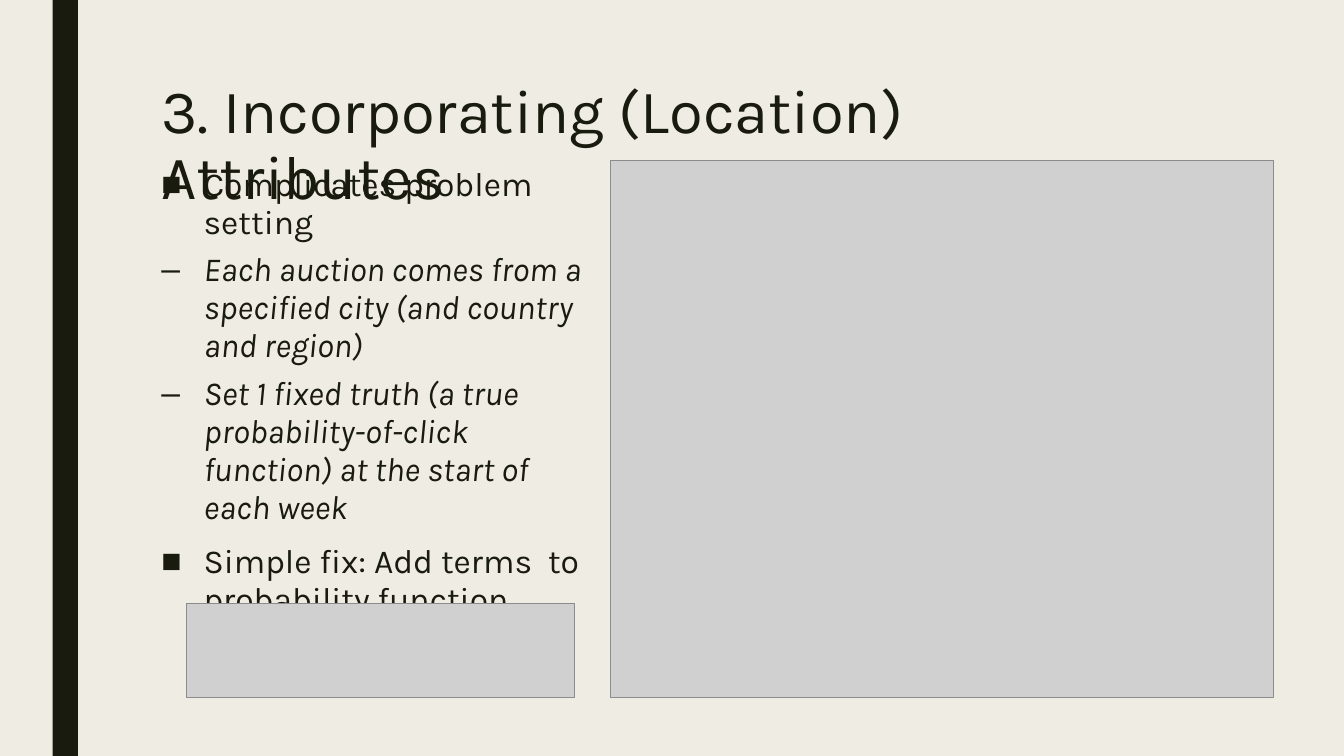
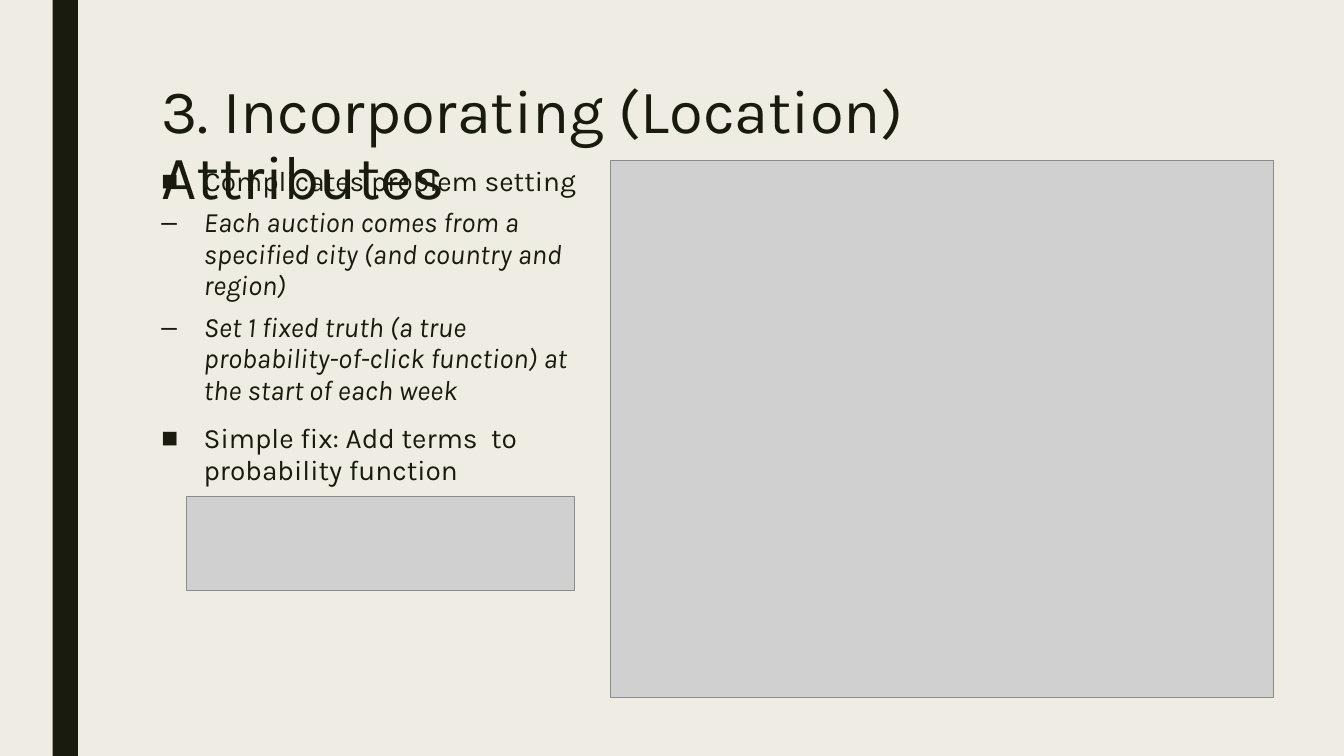
Before and after one commit to russellkim98/Policy, a slide deck: slide 15 of Bid Policies 2017.pptx. Drawn at 1344x756 pixels with LibreOffice and Linux fonts; fonts in the diff are those of the drawing; grey boxes stand for pictures. Boxes give left, top, right and bottom in pixels: in the first picture for what was removed or moved away, otherwise in the second. Text is boxed around its words. In the diff, an @@ line names an element or a change of style, - is before the commit and + after.

```diff
--- a/Bid Policies 2017.pptx
+++ b/Bid Policies 2017.pptx
@@ text "Complicates problem setting" at (x1=204, y1=165, x2=576, y2=487): size 24 to 20 pt @@
@@ picture moved from (x1=187, y1=604, x2=574, y2=699) to (x1=187, y1=497, x2=574, y2=592) @@
```
Also in this commit, not shown: 1 other slide changed.
